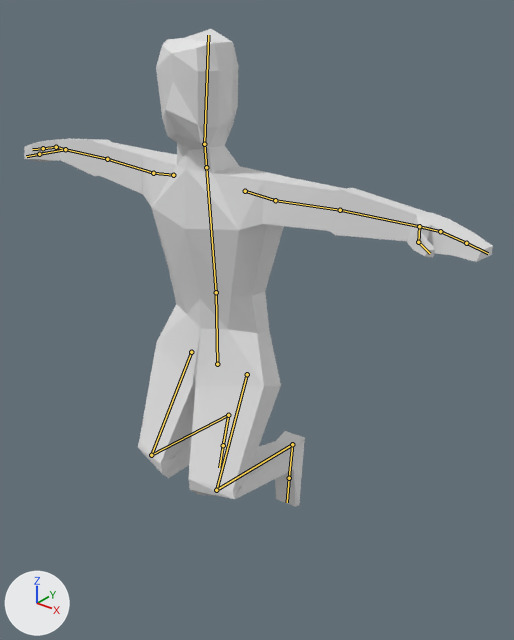
Two versions of the Blender file MoodyPixel3D/Assets/Mood/Elements/Characters/Humanoid/humanoid.blend, one commit apart.
Camera for both pictures: a 50 mm camera at (8.16, -9.14, 11.62) aimed at (0.36, 0.61, 5.58). The lights are fixed; the arrows at lower left show +X, +Y and +Z. The bones that bend it are drawn over the model as lines.

Objects in the first picture: 'Dude'.
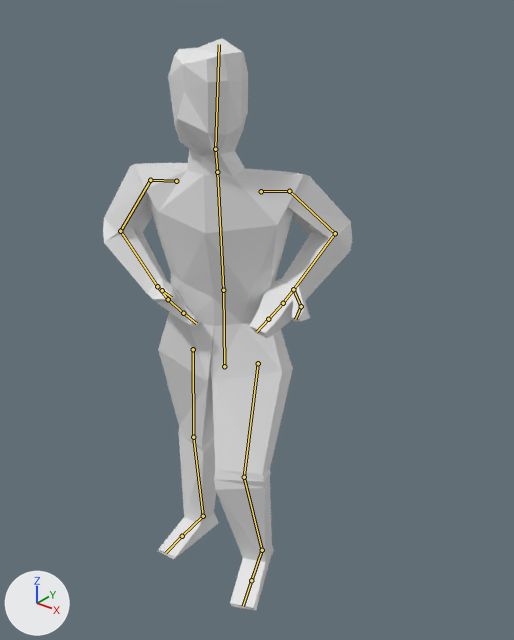
The newer file adds an action. The first version stands in its rest pose; the second is drawn at frame 0 of the action 'ConversationA'.

Where the change shows, as pixel boxes [x1, y1, x2, y2] in the pictures (514 x 640 px):
'Dude', posed (47% narrower, 20% taller): before [24, 29, 493, 507]; after [103, 38, 352, 610]
bone 'Hips', root to tip: before (217, 364) to (216, 292); after (224, 366) to (223, 290)
bone 'Neck', root to tip: before (206, 167) to (204, 144); after (217, 172) to (215, 149)
bone 'Arm.L', root to tip: before (245, 191) to (275, 200); after (261, 191) to (289, 191)

Patch to the scene script:
```diff
--- a/MoodyPixel3D/Assets/Mood/Elements/Characters/Humanoid/humanoid.blend.py
+++ b/MoodyPixel3D/Assets/Mood/Elements/Characters/Humanoid/humanoid.blend.py
@@ bone_hips @@
 bone_hips = bpy.data.objects['DudeArmature'].pose.bones['Hips']
-bone_hips.location = (0.0, 0.0, 0.0)
-bone_hips.rotation_euler = (0.0, 0.0, 0.0)  # degrees (0, 0, 0)
+bone_hips.location = (-0.3, -0.16, 0.48)
+bone_hips.rotation_euler = (-0.0349, 0.297, -0.0175)  # degrees (-2, 17, -1)
@@ bone_neck @@
 bone_neck = bpy.data.objects['DudeArmature'].pose.bones['Neck']  # child of 'Torax'
-bone_neck.rotation_quaternion = (1.0, 0.0, 0.0, 0.0)  # degrees (0, 0, 0)
+bone_neck.rotation_quaternion = (0.987, 0.011, -0.162, -0.01)  # degrees (1, -19, -1)
@@ bone_arm_l @@
 bone_arm_l = bpy.data.objects['DudeArmature'].pose.bones['Arm.L']  # child of 'Torax'
-bone_arm_l.rotation_quaternion = (1.0, 0.0, 0.0, 0.0)  # degrees (0, 0, 0)
+bone_arm_l.rotation_quaternion = (0.922, 0.006, -0.048, -0.383)  # degrees (3, -5, -45)
@@ bone_handik_r @@
 bone_handik_r = bpy.data.objects['DudeArmature'].pose.bones['HandIK.R']
-bone_handik_r.location = (0.0, 0.0, 0.0)
-bone_handik_r.rotation_quaternion = (1.0, 0.0, 0.0, 0.0)  # degrees (0, 0, 0)
+bone_handik_r.location = (0.45, -2.03, 3.43)
+bone_handik_r.rotation_quaternion = (0.3, 0.883, -0.166, -0.321)  # degrees (134, 28, -33)
@@ bone_legik_r @@
 bone_legik_r = bpy.data.objects['DudeArmature'].pose.bones['LegIK.R']
-bone_legik_r.location = (0.0, 0.0, 0.0)
-bone_legik_r.rotation_quaternion = (1.0, 0.0, 0.0, 0.0)  # degrees (0, 0, 0)
+bone_legik_r.location = (-0.01, 0.58, 0.25)
+bone_legik_r.rotation_quaternion = (0.734, -0.676, -0.056, 0.028)  # degrees (-85, -3, 7)
@@ bone_elbowik_r @@
 bone_elbowik_r = bpy.data.objects['DudeArmature'].pose.bones['ElbowIK.R']
-bone_elbowik_r.location = (0.0, 0.0, 0.0)
+bone_elbowik_r.location = (-3.05, 0.01, 1.12)
@@ bone_legik_l @@
 bone_legik_l = bpy.data.objects['DudeArmature'].pose.bones['LegIK.L']
-bone_legik_l.location = (0.0, 0.0, 0.0)
-bone_legik_l.rotation_quaternion = (1.0, 0.0, 0.0, 0.0)  # degrees (0, 0, 0)
+bone_legik_l.location = (0.04, -0.33, -1.14)
+bone_legik_l.rotation_quaternion = (0.804, -0.567, -0.121, 0.131)  # degrees (-71, -3, 20)
@@ bone_handik_l @@
 bone_handik_l = bpy.data.objects['DudeArmature'].pose.bones['HandIK.L']
-bone_handik_l.location = (0.0, 0.0, 0.0)
-bone_handik_l.rotation_quaternion = (1.0, 0.0, 0.0, 0.0)  # degrees (0, 0, 0)
+bone_handik_l.location = (1.15, -2.67, 2.12)
+bone_handik_l.rotation_quaternion = (0.278, 0.746, -0.554, -0.242)  # degrees (137, 3, -74)
@@ bone_elbowik_l @@
 bone_elbowik_l = bpy.data.objects['DudeArmature'].pose.bones['ElbowIK.L']
-bone_elbowik_l.location = (0.0, 0.0, 0.0)
+bone_elbowik_l.location = (2.97, 1.02, 1.04)
```
